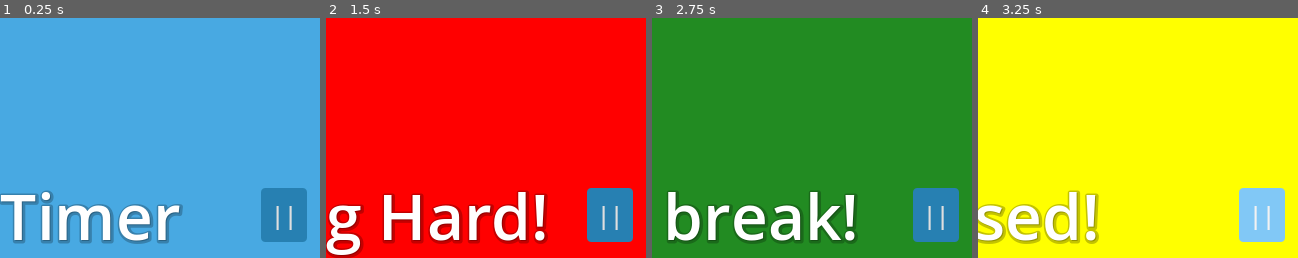
Above: before the commit, frames 1-4 (left to right).
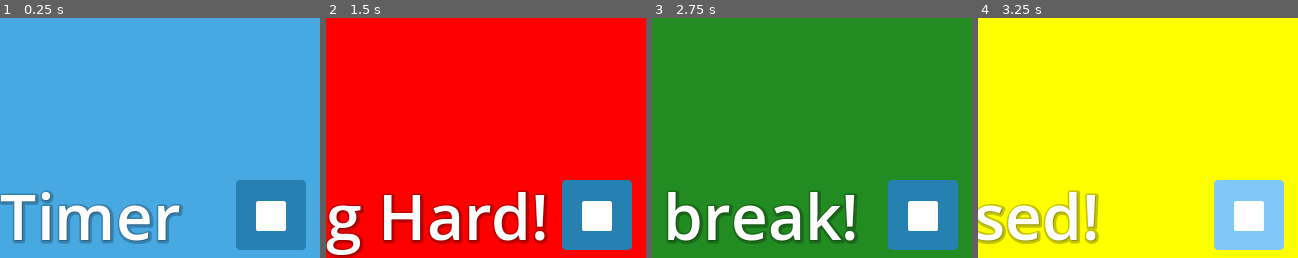
Above: after the commit, the same moments.

Repository: ForlornU/Gomodoro
Game: Godot game, scene res://MainScene.tscn
The game is run twice, just before and just after one commit, with the same random seed, the same clock (stepped at 60 frames per second) and the same inputs.
Inputs (mouse positions are % of the whole screen's width and height, from its top left; square brackets give the same spot before the commit, where the layout moved):
- Up to frame 1 (0.25 s): no input
- Up to frame 2 (1.5 s): click "Start Working" at 0.5 s; click "Start Working" at 1.25 s
- Up to frame 3 (2.75 s): click "Take a break" at 2 s
- Up to frame 4 (3.25 s): click (92, 50) [94, 50] at 2.75 s
The pictures show only the part of the screen within x 50-100%, y 9-59%; the shares and areas given below are measured in that part.

The runs differ from the first frame. In frame 1, 4.3% of the frame differs, in the area x 73-96%, y 67-97%; in frame 2, 4.4%; in frame 3, 4.4%; in frame 4, 4.3%.

Commit message:
Stop icon

Diff:
--- a/MainScene.tscn
+++ b/MainScene.tscn
@@ -1,10 +1,11 @@
-[gd_scene load_steps=6 format=3 uid="uid://c5ly7bkm4fbg3"]
+[gd_scene load_steps=7 format=3 uid="uid://c5ly7bkm4fbg3"]
 
 [ext_resource type="Script" path="res://Scripts/ButtonLogic.gd" id="1_jejwl"]
 [ext_resource type="LabelSettings" uid="uid://dllnu5l76xe7o" path="res://Assets/LargeLabel.tres" id="1_x06a6"]
 [ext_resource type="LabelSettings" uid="uid://c7ql4jt5wyol1" path="res://Assets/timer_label.tres" id="3_f5d3i"]
 [ext_resource type="Theme" uid="uid://xhh6u6jg61xd" path="res://Assets/MainTheme.tres" id="3_pm7a3"]
 [ext_resource type="Texture2D" uid="uid://bp5r22spjv14f" path="res://Assets/wrench.png" id="4_fogco"]
+[ext_resource type="Texture2D" uid="uid://do2wn2dc7f41g" path="res://Assets/stop.png" id="6_ukq03"]
 
 [node name="Control" type="Control"]
 layout_mode = 3
@@ -160,14 +161,14 @@
 anchor_top = 0.5
 anchor_right = 1.0
 anchor_bottom = 0.5
-offset_left = -49.0
-offset_top = -17.0
-offset_right = -23.0
-offset_bottom = 17.0
+offset_left = -74.0
+offset_top = -25.0
+offset_right = -24.0
+offset_bottom = 25.0
 grow_horizontal = 0
 grow_vertical = 2
 theme = ExtResource("3_pm7a3")
-text = "||"
+icon = ExtResource("6_ukq03")
 
 [node name="Timer" type="Timer" parent="."]
 
Binary file added: Assets/stop.png
Not shown, added: Assets/stop.png.import
Not shown, changed: README.md
